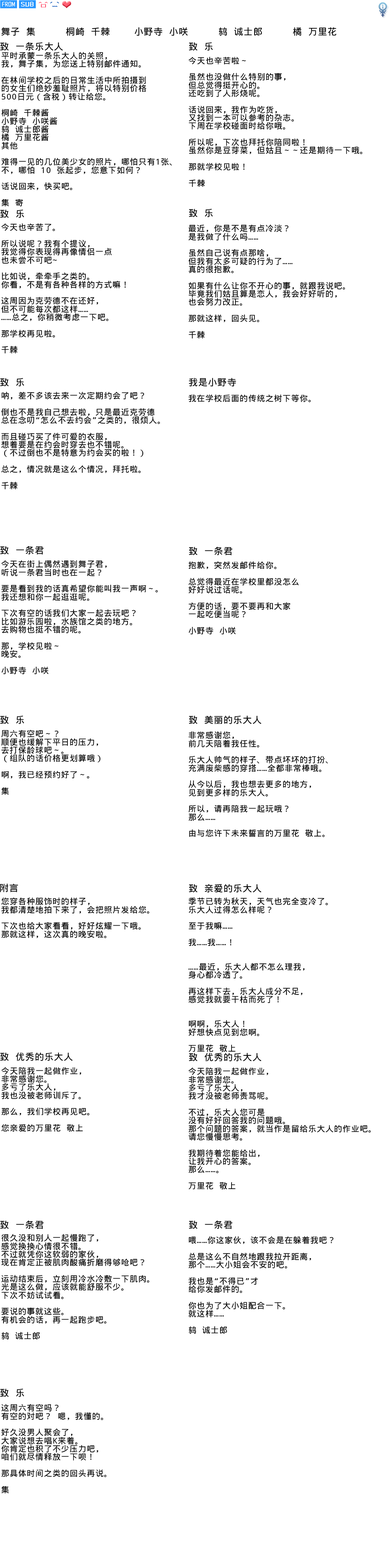
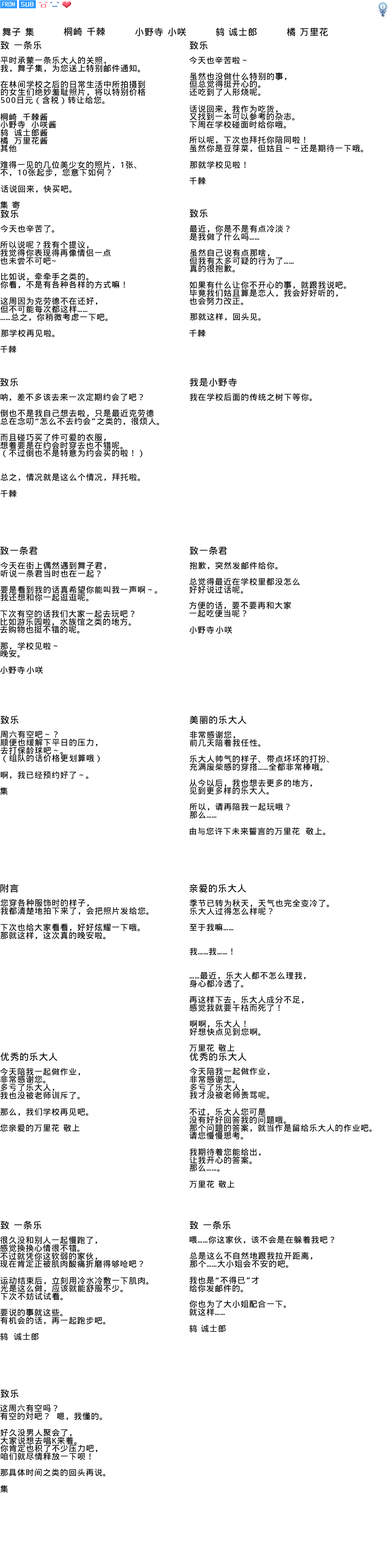
Layer changes from the first 392×1568 image to the second:
added group "Right" with 53 layers above "Left" over (189, 40, 372, 1333)
added group "Email6" (1st of 2, in "Right") with 5 layers in group "Right" over (189, 1052, 372, 1189)
renamed "今天陪我一起做作业， 非常感谢您。 多亏了乐大人， 我才没被老师责骂呢。 不过，乐大人您可是 没有好好回答我的问题哦。 那个" to "今天陪我一起做作业， 非常感谢您。 多亏了乐大人， 我才没被老师责骂呢。", moved it into group "Email6", painted on it over (188, 1067, 371, 1190)
added group "Email5" (1st of 2, in "Right") with 8 layers in group "Right" over (189, 883, 330, 1052)
renamed "季节已转为秋天，天气也完全变冷了。 乐大人过得怎么样呢？ 至于我嘛…… 我……我……！ ……最近，乐大人都不怎么理我，" to "季节已转为秋天，天气也完全变冷了。 乐大人过得怎么样呢？", moved it into group "Email5", painted on it over (188, 897, 330, 1052)
added group "Email2" (1st of 2, in "Right") with 6 layers in group "Right" over (189, 209, 347, 338)
renamed "最近，你是不是有点冷淡？ 是我做了什么吗…… 虽然自己说有点那啥， 但我有太多可疑的行为了…… 真的很抱歉。 如果有什么让" to "最近，你是不是有点冷淡？ 是我做了什么吗……", moved it into group "Email2", painted on it over (188, 224, 346, 339)
added group "Email1" (1st of 2, in "Right") with 7 layers in group "Right" over (189, 40, 364, 185)
renamed "今天也辛苦啦～ 虽然也没做什么特别的事， 但总觉得挺开心的。 还吃到了人形烧呢。 话说回来，我作为吃货， 又找到一本可以参" to "今天也辛苦啦～", moved it into group "Email1", painted on it over (188, 56, 363, 188)
added group "Left" with 56 layers above "图层 1 拷贝 2" over (0, 40, 160, 1493)
added group "Email4" (2nd of 2, in "Left") with 6 layers in group "Left" over (0, 546, 158, 675)
renamed "今天在街上偶然遇到舞子君， 听说一条君当时也在一起？ 要是看到我的话真希望你能叫我一声啊～。 我还想和你一起逛逛呢。" to "今天在街上偶然遇到舞子君， 听说一条君当时也在一起？", moved it into group "Email4", painted on it over (0, 560, 159, 675)
added group "Email3" (2nd of 2, in "Left") with 6 layers in group "Left" over (0, 377, 160, 498)
added group "Email1" (2nd of 2, in "Left") with 7 layers in group "Left" over (0, 40, 146, 210)
renamed "平时承蒙一条乐大人的关照， 我，舞子集，为您送上特别邮件通知。 在林间学校之后的日常生活中所拍摄到 的女生们绝妙羞耻照" to "集 寄", moved it into group "Email1", painted on it over (0, 51, 172, 210)
…and 102 more changes (73 added, 3 moved_by, 26 painted, 26 renamed, 29 stack)
